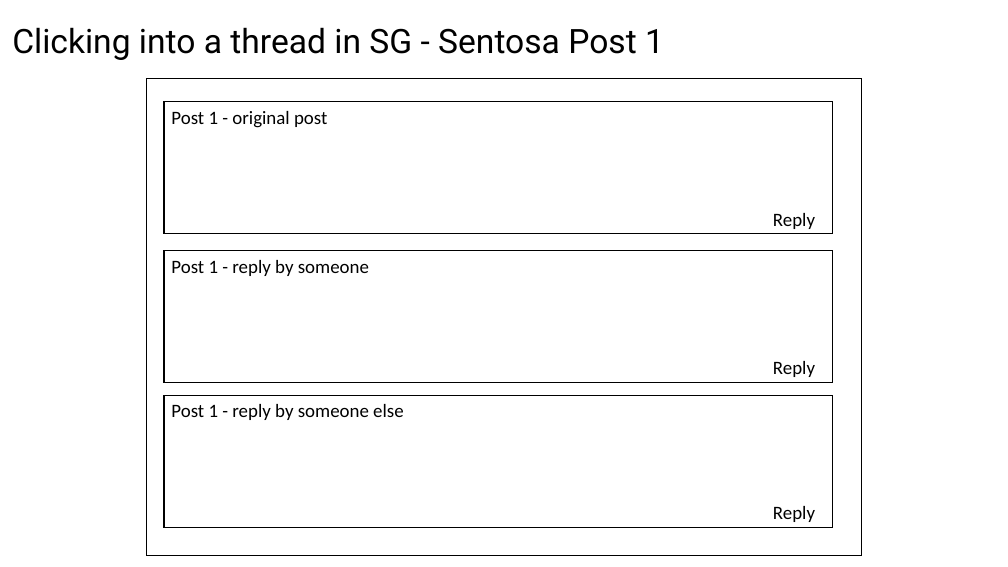
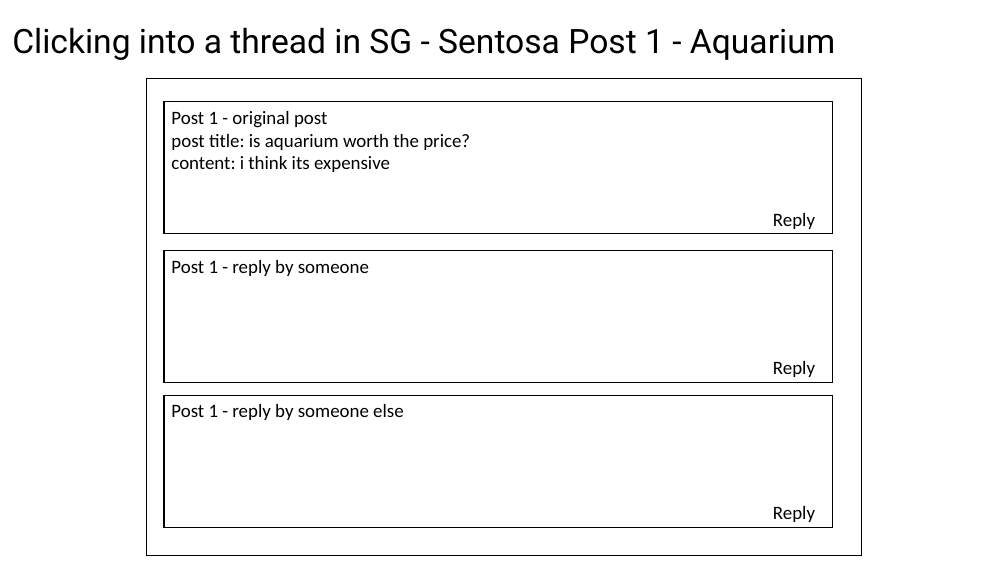
Before and after one commit to SherwinKhoo/travel-go-where, a slide deck: slide 11 of Project-3.pptx (slide 9 before the commit). Drawn at 1008x567 pixels with LibreOffice and Linux fonts; fonts in the diff are those of the drawing. Boxes give left, top, right and bottom in pixels: in the first picture for what was removed or moved away, otherwise in the second. Text is boxed around its words. In the diff, an @@ line names an element or a change of style, - is before the commit and + after.

```diff
--- a/Project-3.pptx
+++ b/Project-3.pptx
@@ title at [12, 27, 835, 60]: text changed @@
-Clicking into a thread in SG - Sentosa Post 1
+Clicking into a thread in SG - Sentosa Post 1 - Aquarium
@@ text in rectangle at [171, 134, 470, 172]: paragraphs added @@
+post title: is aquarium worth the price?
+content: i think its expensive
```
Also in this commit, not shown: 8 other slides changed, 1 slide added, 5 slides removed.
